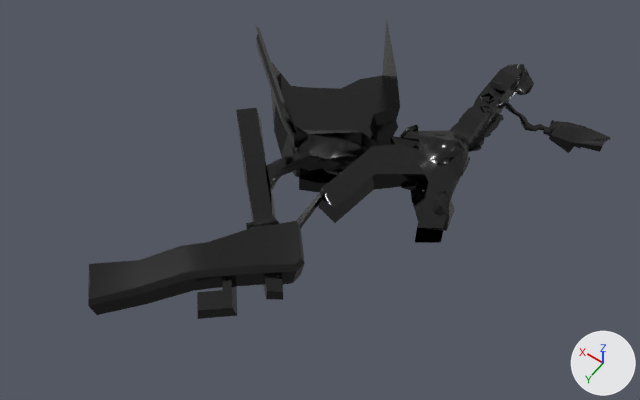
A saved change to the FBX model assets/_mesh/_Lookdev/JAM_Ground.fbx.
Rendered twice from a 50 mm camera at (-85.0, 230.0, 247.0) aimed at (30.0, 70.0, -4.0). The axes (+X, +Y, +Z) are drawn at lower right. The lights are the same throughout. The first picture is the older version. Where no turn or scale is listed for an object, it has been applied to the vertices. Vertices at exactly the same position are counted once.

Names of what the first picture shows: 'ENV_Ground'.
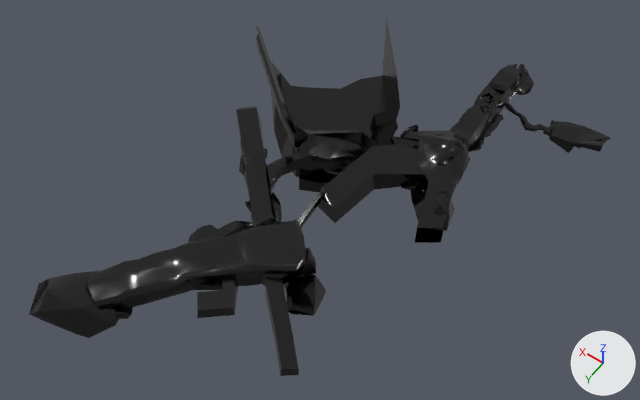
Where the newer file only moved an object's origin or applied its transform, the numbers keep the older frame.

What differs and where, as boxes (x1, y1, x2, y2) in the pictures (640 x 400 px; the box of a moved part takes in the faces that stretch with it):
'ENV_Ground', reshaped (11% wider, 19% taller): before (88, 19, 611, 319); after (29, 19, 611, 376)
part 1 of me_mesh, added: after (114, 307, 133, 319)
part 2 of me_mesh, added: after (239, 155, 244, 175)
part 3 of me_mesh, added (black): after (284, 273, 326, 316)
part 4 of me_mesh, added: after (301, 248, 316, 274)
part 5 of me_mesh, added (black): after (29, 271, 120, 338)
part 6 of me_mesh, built on: before (88, 108, 320, 319); after (85, 106, 327, 376)
part 7 of me_mesh, moved or reshaped: before (461, 117, 486, 176); after (458, 117, 486, 183)

Patch to the scene script:
```diff
--- a/assets/_mesh/_Lookdev/JAM_Ground.fbx.py
+++ b/assets/_mesh/_Lookdev/JAM_Ground.fbx.py
@@ img_rope_001_basecolor_jpg @@
+img_rope_001_basecolor_jpg = load_image('Rope_001_basecolor.jpg', '../../_texture/_rope/Rope_001_basecolor.jpg', 8, 8, 'sRGB')
@@ mat_rope @@
+mat_rope = bpy.data.materials.new('Rope')
+# uses the picture img_rope_001_basecolor_jpg
@@ me_mesh @@
 # used by ob_env_ground; location = (27.7, 61.4, -3.1)
-me_mesh.from_pydata(...)  # 1874 vertices, 2755 faces; spans x -72.0..72.0, y -89.0..89.0, z -20.0..20.0
+me_mesh.from_pydata(...)  # 2781 vertices, 4142 faces; spans x -72.0..72.0, y -89.0..101.0, z -20.0..20.0
+# me_mesh part 1: the loose piece of 18 vertices spanning x 24.0..30.0, y 2.0..10.0, z -6.0..-2.0 is copied, and the copy is multiplied about its middle by the matrix ((-0.928, -0.124, 0.146), (0.131, -0.938, 0.037), (0.14, 0.056, 0.936)), then moved by (5.0, 75.0, -5.0); it spans x 29.0..35.0, y 76.0..84.0, z -11.0..-7.0
+# me_mesh part 2: a new loose piece of 18 vertices spanning x 31.0..40.0, y 4.0..14.0, z -4.0..-3.0, in mat_dirt (black #000000)
+# me_mesh part 3: a new loose piece of 18 vertices spanning x -23.0..-1.0, y 32.0..50.0, z -10.0..3.0, in mat_dirt (black #000000)
+# me_mesh part 4: a new loose piece of 18 vertices spanning x -15.0..1.0, y 27.0..38.0, z -7.0..2.0, in mat_dirt (black #000000)
+# me_mesh part 5: a new loose piece of 18 vertices spanning x 30.0..61.0, y 66.0..101.0, z -11.0..2.0, in mat_dirt (black #000000)
+# me_mesh part 6: 4 vertices moved from x -11.0..23.0, y 44.0..62.0, z -4.0..2.0 to x -12.0..23.0, y 41.0..62.0, z -4.0..5.0; 54 vertices removed from x -11.0..49.0, y 7.0..89.0, z -8.0..8.0; 615 vertices added at x -32.0..52.0, y -13.0..89.0, z -9.0..12.0
+# me_mesh part 7: 5 vertices moved from x -35.0..-31.0, y -47.0..-24.0, z 4.0..7.0 to x -36.0..-32.0, y -47.0..-24.0, z 3.0..7.0; 2 vertices removed from x -32.0..-31.0, y -38.0, z 6.0; 1 vertex added at x -32.0, y -42.0, z 3.0
+# other edits to the shape of me_mesh do not show in these pictures
 me_mesh.materials.append(mat_dirt)
@@ me_mesh @@
 me_mesh.materials.append(mat_dirt_lighter)
+me_mesh.materials.append(mat_rope)
```
